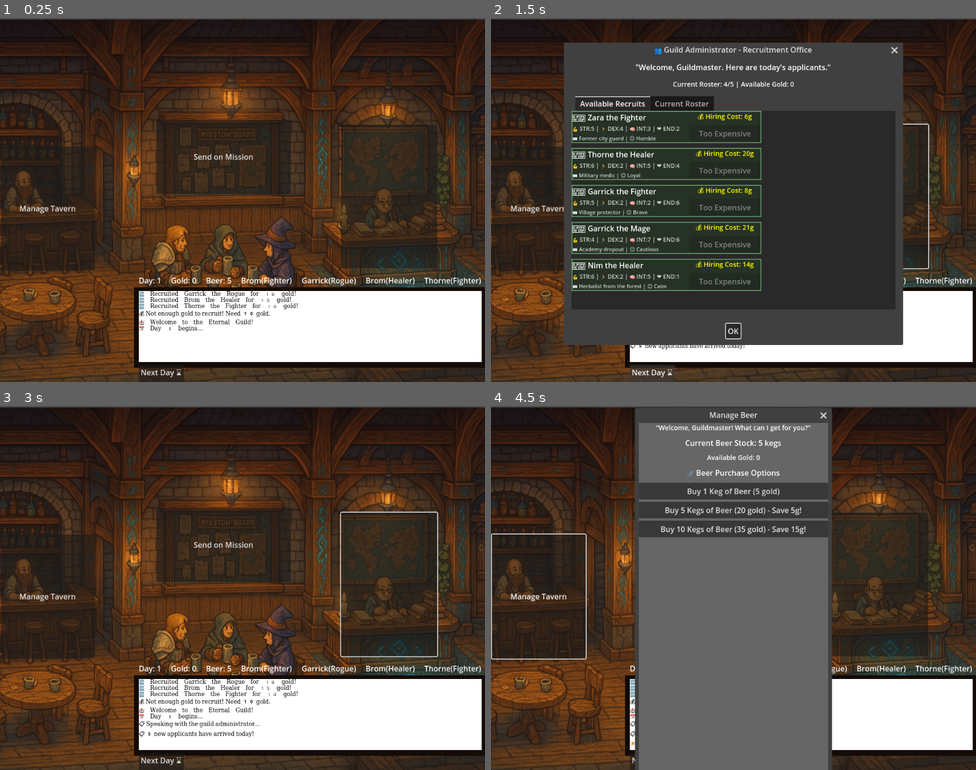
Above: before the commit, frames 1-4 (two rows, left to right).
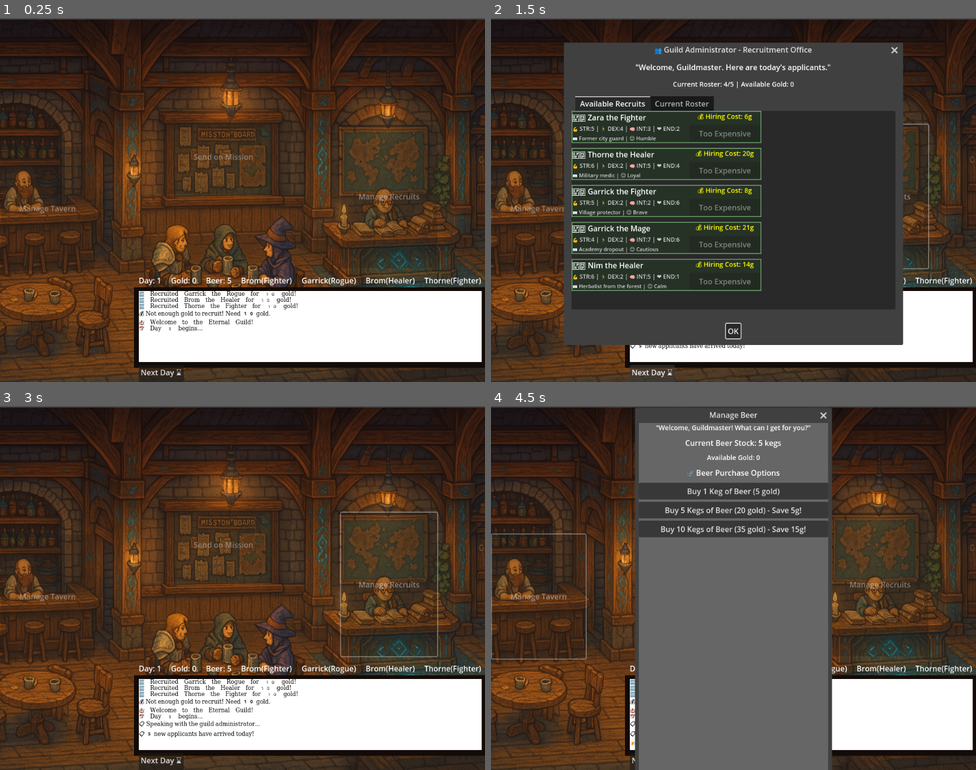
Above: after the commit, the same moments.

Repository: djassoRaph/eternal-guild
Game: Godot game, scene res://Main.tscn
Two runs of this game, one before a commit and one after it. Both use one fixed random seed, a clock stepped at 60 frames per second and the inputs below.
Inputs (mouse positions are in pixels of both pictures, inside the frame that each line leads up to):
- Up to frame 1 (0.25 s): no input
- Up to frame 2 (1.5 s): click (879, 196) at 0.5 s; click "Next Day ⌛" at 1.25 s
- Up to frame 3 (3 s): click "Next Day ⌛" at 2 s; click "OK" at 2.75 s
- Up to frame 4 (4.5 s): click "Manage Tavern" at 3.5 s; click "Send on Mission" at 4.25 s

The runs differ from the first frame. In frame 1, 6.2% of the frame differs, in the area x 0-91%, y 28-70%; in frame 2, 1.9%; in frame 3, 6.6%; in frame 4, 4.5%.

Commit message:
Aye this is working in 2D!

Diff:
--- a/Main.tscn
+++ b/Main.tscn
@@ -230,6 +230,7 @@
 "
 
 [node name="tavern_button" type="Button" parent="."]
+modulate = Color(1, 1, 1, 0.447059)
 layout_mode = 0
 offset_left = 2.0
 offset_top = 271.0
@@ -238,18 +239,23 @@
 text = "Manage Tavern"
 
 [node name="mission_button" type="Button" parent="."]
+modulate = Color(1, 1, 1, 0.427451)
 layout_mode = 0
 offset_left = 330.0
 offset_top = 215.0
 offset_right = 614.0
 offset_bottom = 371.0
+text = "Manage Missions
+"
 
 [node name="desk_button" type="Button" parent="."]
+modulate = Color(1, 1, 1, 0.466667)
 layout_mode = 0
 offset_left = 720.0
 offset_top = 225.0
 offset_right = 923.0
 offset_bottom = 528.0
+text = "Manage Recruits"
 
 [node name="BeerManagementPopup" type="AcceptDialog" parent="."]
 title = "Manage Beer"
